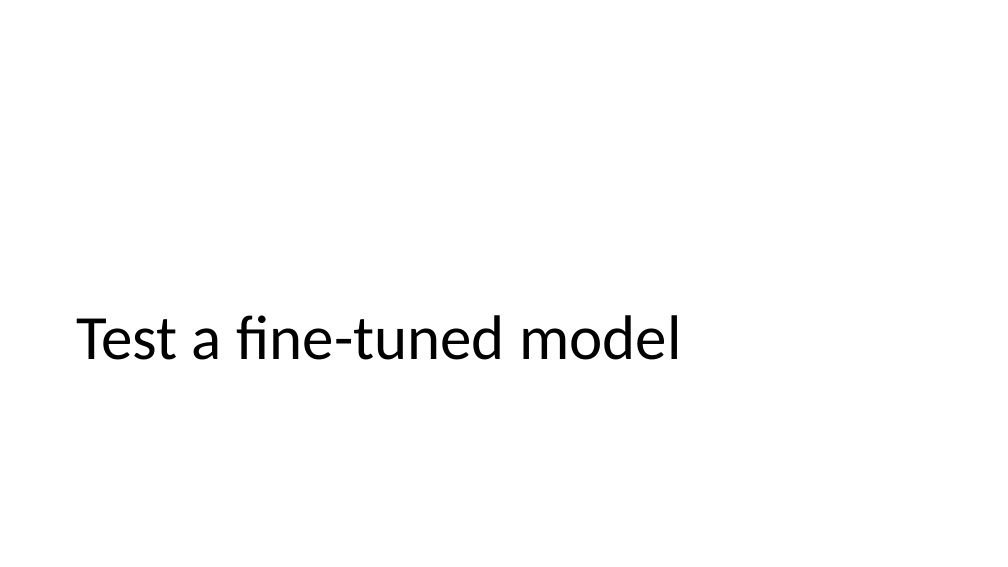
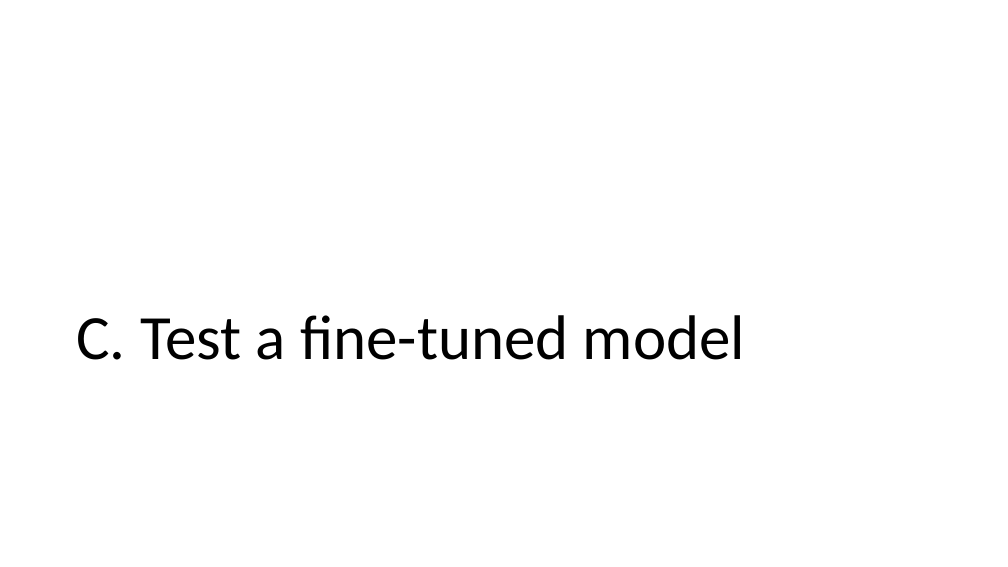
Before and after one commit to frankwxu/digital-forensics-lab, a slide deck: slide 32 of AI4Forensics/IP_Identifier_Fine_Tuning/IP_Identifer_Fine_Tuning.pptx (slide 31 before the commit). Drawn at 1008x567 pixels with LibreOffice and Linux fonts; fonts in the diff are those of the drawing; background and template pictures are left out. Boxes give left, top, right and bottom in pixels: in the first picture for what was removed or moved away, otherwise in the second. Text is boxed around its words. In the diff, an @@ line names an element or a change of style, - is before the commit and + after.

Commit message:
add IP addresses idenfiter with fine-tuned models

```diff
--- a/AI4Forensics/IP_Identifier_Fine_Tuning/IP_Identifer_Fine_Tuning.pptx
+++ b/AI4Forensics/IP_Identifier_Fine_Tuning/IP_Identifer_Fine_Tuning.pptx
@@ title at (x1=76, y1=315, x2=745, y2=360): text changed @@
-Test a fine-tuned model
+C. Test a fine-tuned model
```
Also in this commit, not shown: 8 other slides changed, 19 slides added, 2 slides removed, 4 other files.
